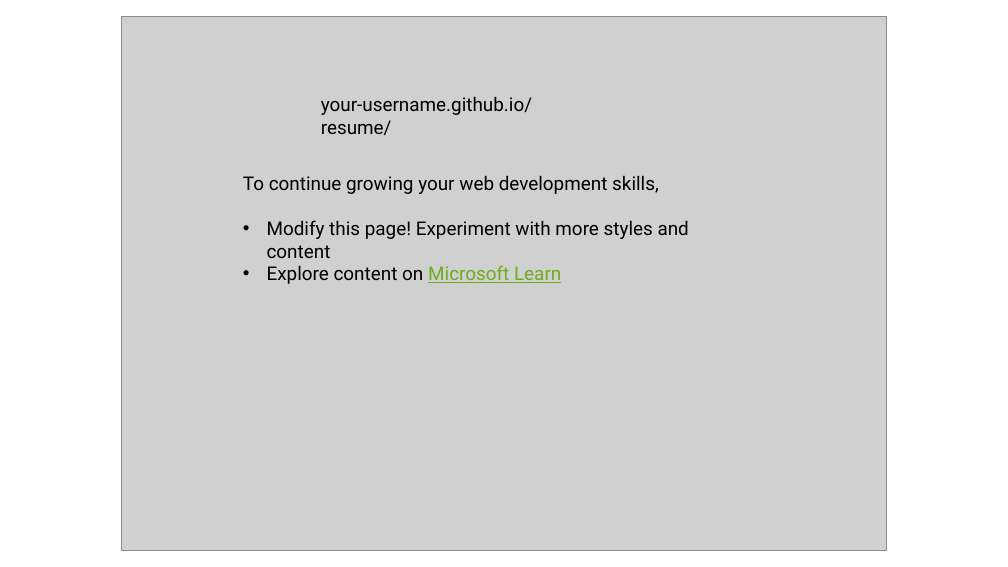
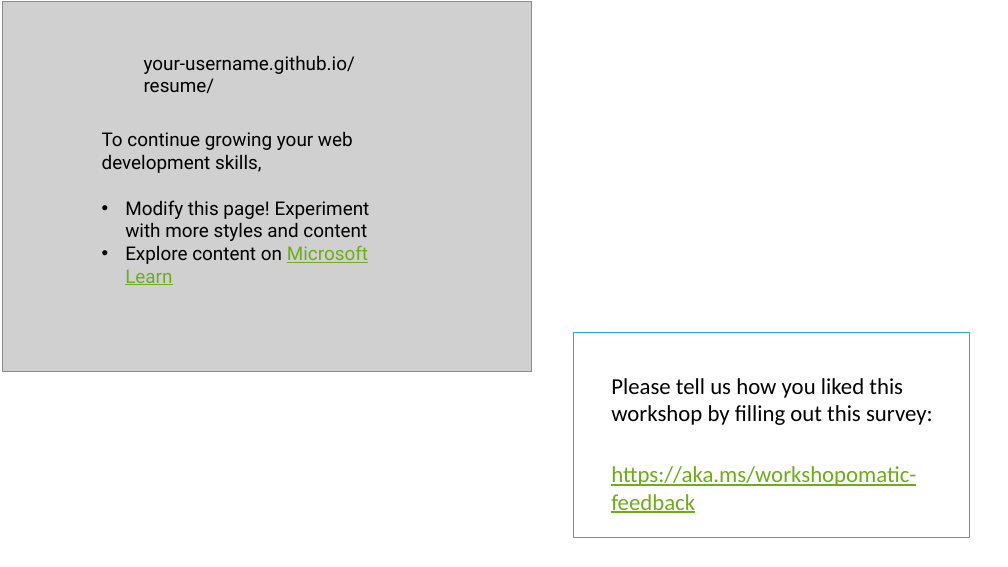
Before and after one commit to microsoft/workshop-library, a slide deck: slide 21 of full/build-resume-website/slides.pptx. Drawn at 1008x567 pixels with LibreOffice and Linux fonts; fonts in the diff are those of the drawing; grey boxes stand for pictures. Boxes give left, top, right and bottom in pixels: in the first picture for what was removed or moved away, otherwise in the second. Text is boxed around its words. In the diff, an @@ line names an element or a change of style, - is before the commit and + after.

```diff
--- a/full/build-resume-website/slides.pptx
+++ b/full/build-resume-website/slides.pptx
@@ picture: place and size @@
-picture at bbox=[122, 16, 886, 551]
+picture at bbox=[2, 2, 532, 371]
@@ text "your-username.github.io/resume/": place and size @@
-text "your-username.github.io/resume/" at bbox=[321, 97, 532, 135]
+text "your-username.github.io/resume/" at bbox=[144, 56, 355, 93]
@@ text "To continue growing your web ..." rewrapped from bbox=[243, 176, 689, 284] to bbox=[102, 132, 370, 285] @@
@@ rectangle added at bbox=[574, 332, 970, 538], outline #1CADE4 0.75 pt @@
@@ text added at bbox=[611, 378, 933, 513], 21.7 pt, text #000000 @@
+Please tell us how you liked this workshop by filling out this survey:
+https://aka.ms/workshopomatic-feedback
```
Also in this commit, not shown: 17 other files.
